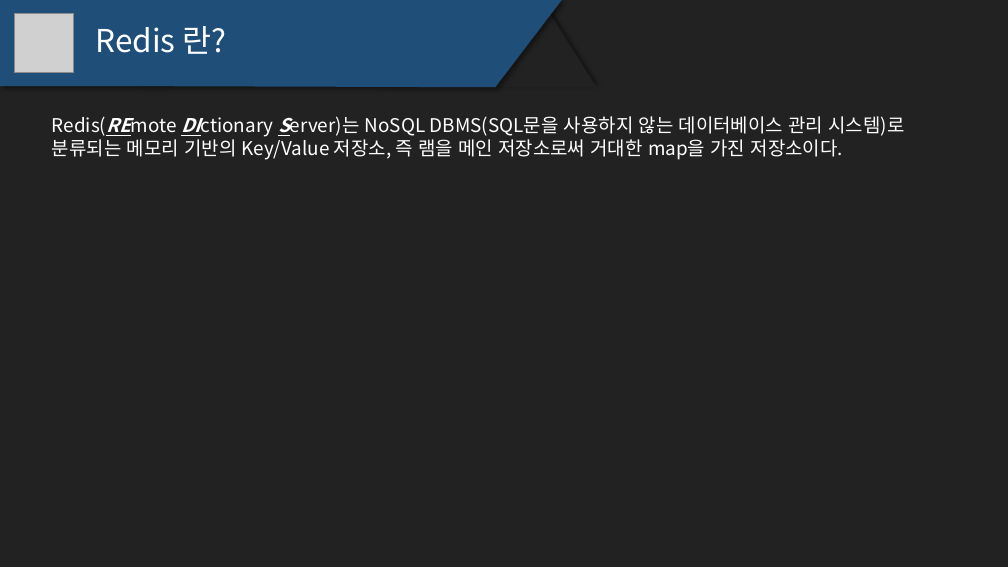
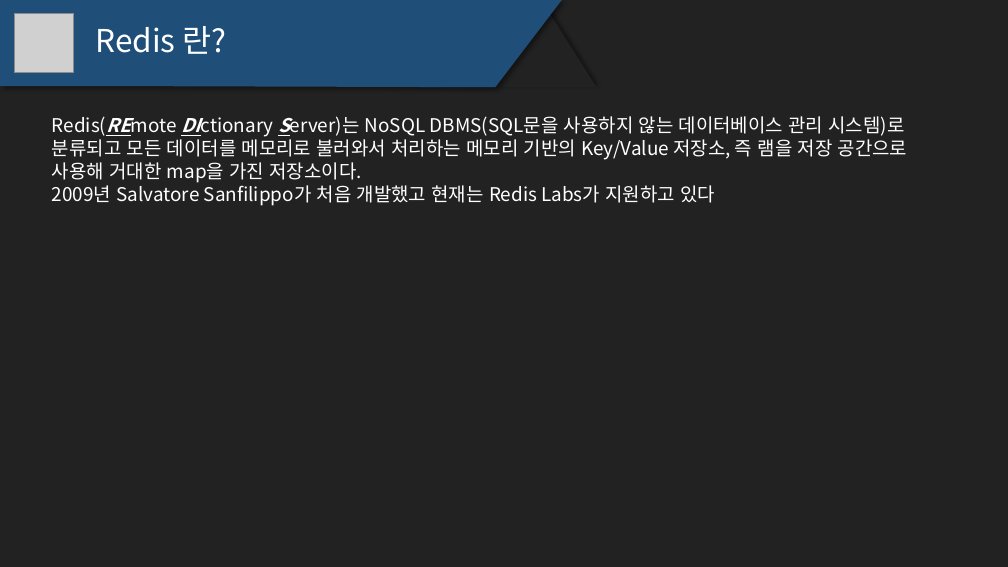
Before and after one commit to h9s7h/open_source_ppt, a slide deck: slide 3 of redis_ppt.pptx. Drawn at 1008x567 pixels with LibreOffice and Linux fonts; fonts in the diff are those of the drawing; grey boxes stand for pictures. Boxes give left, top, right and bottom in pixels: in the first picture for what was removed or moved away, otherwise in the second. Text is boxed around its words. In the diff, an @@ line names an element or a change of style, - is before the commit and + after.

```diff
--- a/redis_ppt.pptx
+++ b/redis_ppt.pptx
@@ text at (52, 116, 908, 206): text changed @@
-Redis(REmote DIctionary Server)는 NoSQL DBMS(SQL문을 사용하지 않는 데이터베이스 관리 시스템)로 분류되는 메모리 기반의 Key/Value 저장소, 즉 램을 메인 저장소로써 거대한 map을 가진 저장소이다.
+Redis(REmote DIctionary Server)는 NoSQL DBMS(SQL문을 사용하지 않는 데이터베이스 관리 시스템)로 분류되고 모든 데이터를 메모리로 불러와서 처리하는 메모리 기반의 Key/Value 저장소, 즉 램을 저장 공간으로 사용해 거대한 map을 가진 저장소이다.
+2009년 Salvatore Sanfilippo가 처음 개발했고 현재는 Redis Labs가 지원하고 있다
```
Also in this commit, not shown: 1 other slide changed.
